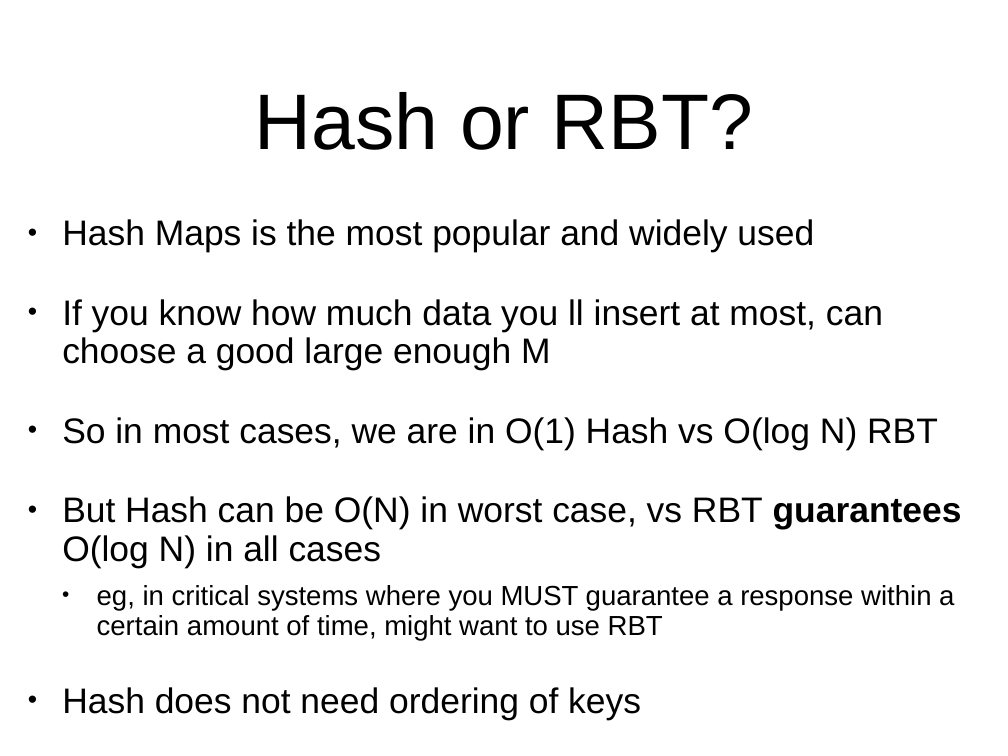
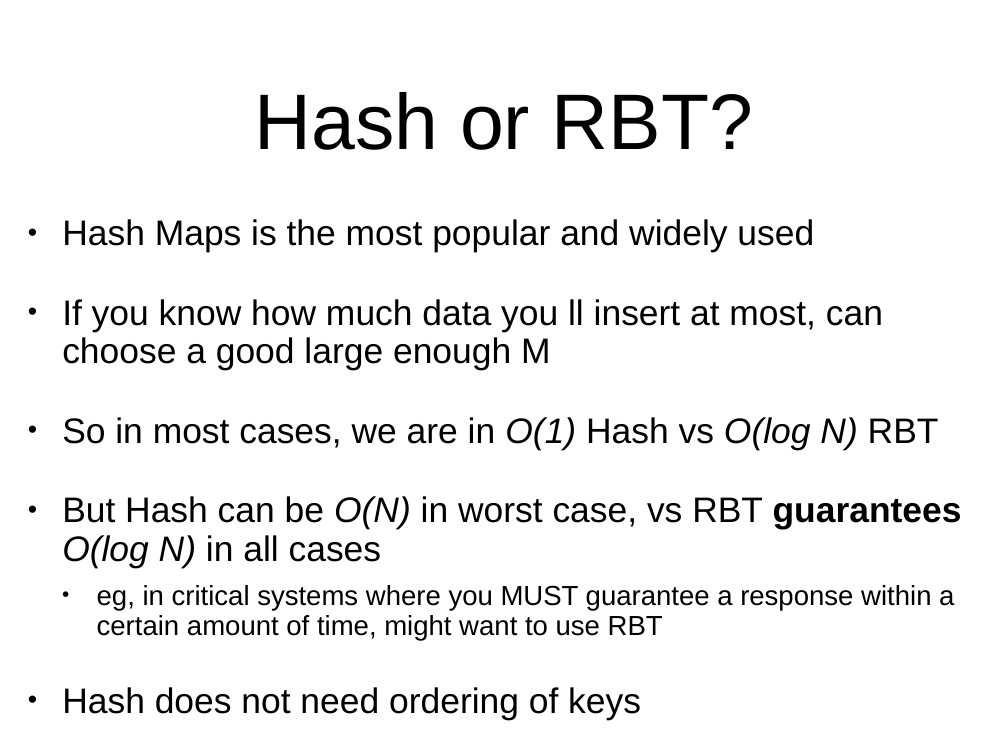
Before and after one commit to arcuri82/algorithms, a slide deck: slide 12 of docs/slides/06/06_hash_maps.pptx (slide 10 before the commit). Drawn at 1008x756 pixels with LibreOffice and Linux fonts; fonts in the diff are those of the drawing. Boxes give left, top, right and bottom in pixels: in the first picture for what was removed or moved away, otherwise in the second. Text is boxed around its words. In the diff, an @@ line names an element or a change of style, - is before the commit and + after.

```diff
--- a/docs/slides/06/06_hash_maps.pptx
+++ b/docs/slides/06/06_hash_maps.pptx
@@ text at [62, 417, 962, 568]: italic on in "O(1) O(log N)", "O(N) O(log N)" @@
```
Also in this commit, not shown: 5 other slides changed, 2 slides added, 1 other file.
